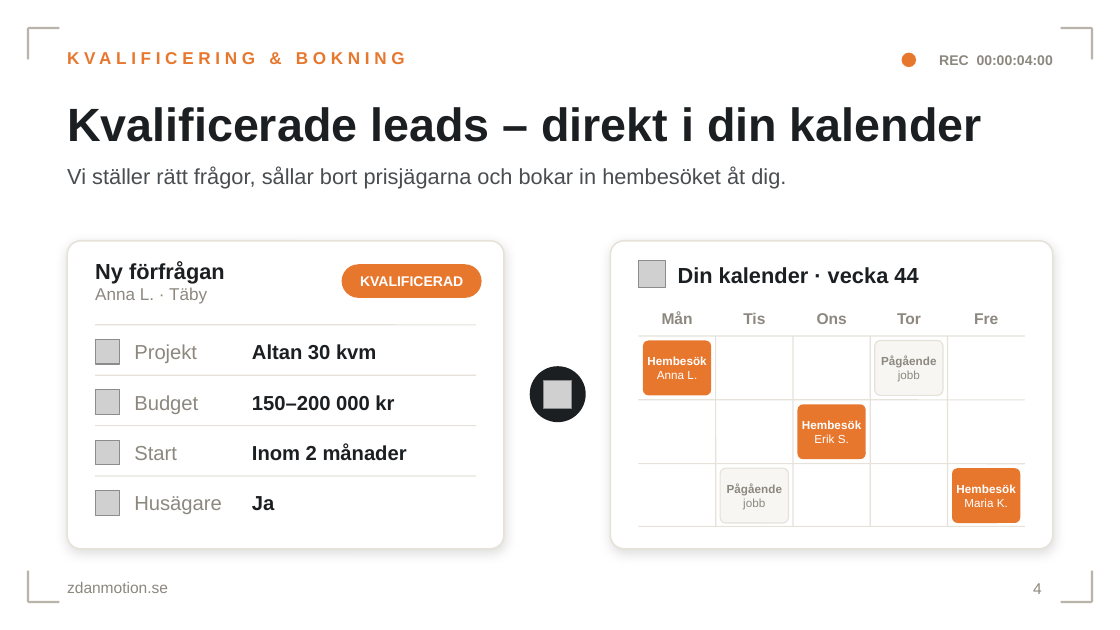
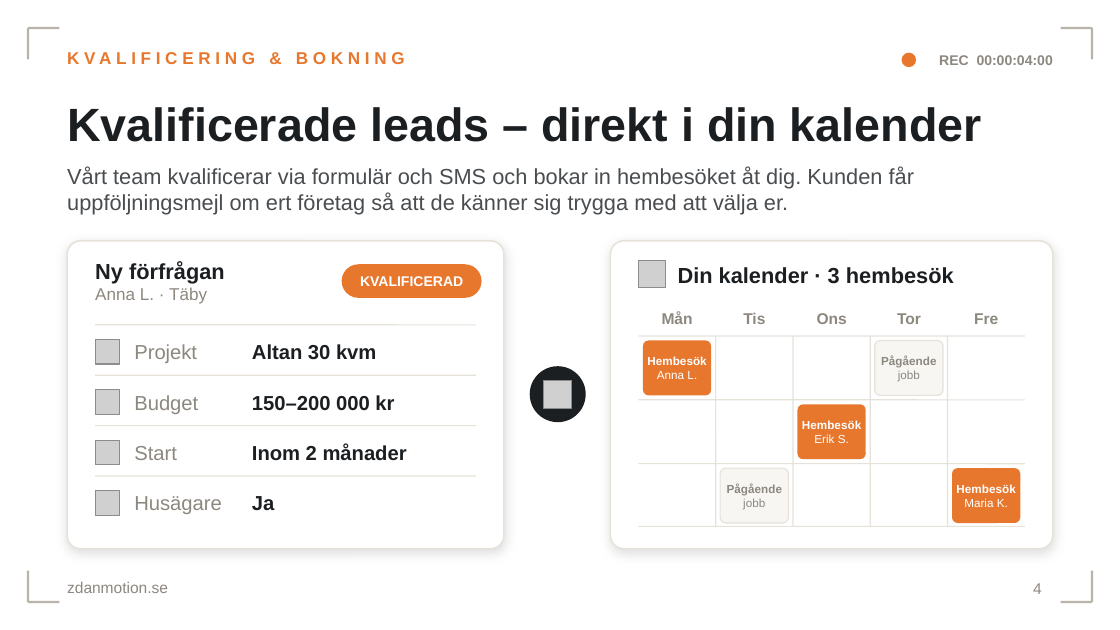
Before and after one commit to zackariasandersson18-afk/worldcub, a slide deck: slide 4 of zdanmotion-bygg-presentation-v2.pptx. Drawn at 1120x630 pixels with LibreOffice and Linux fonts; fonts in the diff are those of the drawing; grey boxes stand for pictures; background and template pictures are left out. Boxes give left, top, right and bottom in pixels: in the first picture for what was removed or moved away, otherwise in the second. Text is boxed around its words. In the diff, an @@ line names an element or a change of style, - is before the commit and + after.

```diff
--- a/zdanmotion-bygg-presentation-v2.pptx
+++ b/zdanmotion-bygg-presentation-v2.pptx
@@ text at (67,166,914,215): text changed @@
-Vi ställer rätt frågor, sållar bort prisjägarna och bokar in hembesöket åt dig.
+Vårt team kvalificerar via formulär och SMS och bokar in hembesöket åt dig. Kunden får uppföljningsmejl om ert företag så att de känner sig trygga med att välja er.
@@ text at (678,267,954,284): text changed @@
-Din kalender · vecka 44
+Din kalender · 3 hembesök
```
Also in this commit, not shown: 3 other slides changed, 2 slides added, 1 slide removed.
